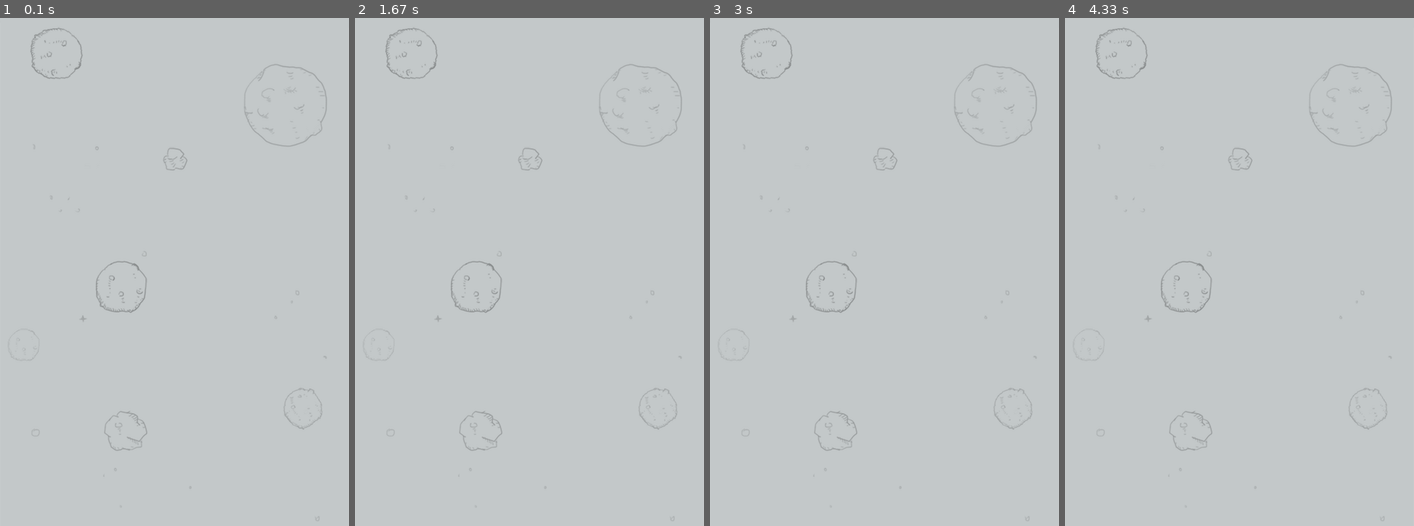
Above: before the commit, frames 1-4 (left to right).
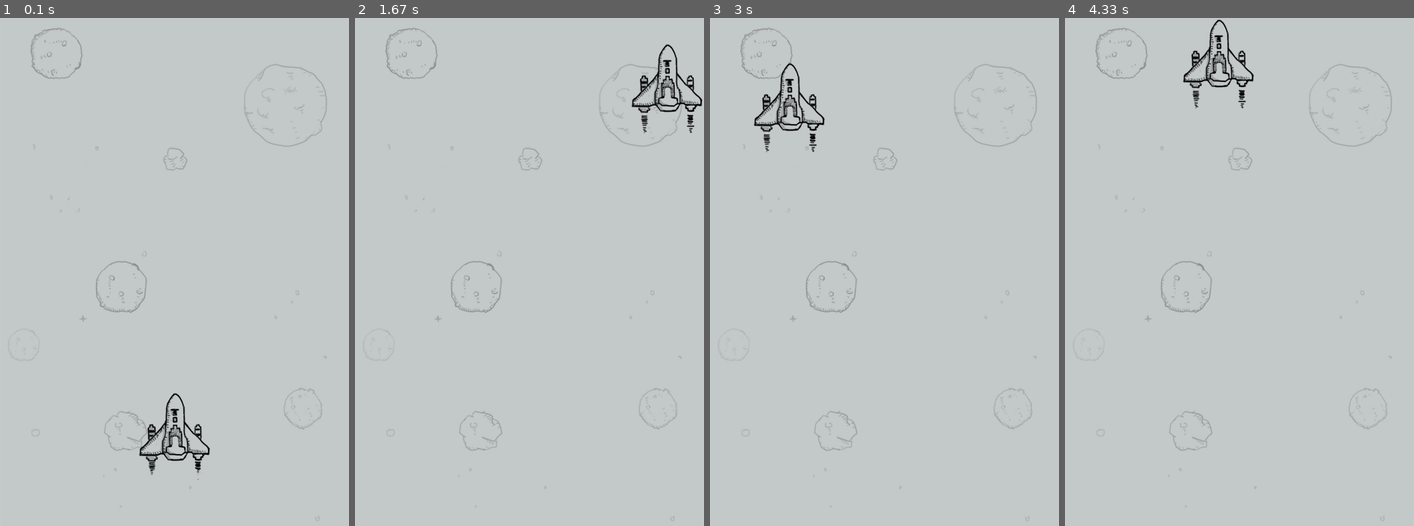
Above: after the commit, the same moments.

Repository: Joey-Hu/pythonbasic
Game: pygame game, started from 100day/train_project/pygame/main.py
Two runs of this game, one before a commit and one after it. Both use one fixed random seed, a clock stepped at 60 frames per second and the inputs below.
Inputs:
- Up to frame 1 (0.1 s): no input
- Up to frame 2 (1.67 s): hold W 0.33-0.8 s; hold Right 0.33-0.8 s; hold W from 1.33 s (still down)
- Up to frame 3 (3 s): release W at 1.8 s; hold A 2.33-2.87 s; hold Down from 2.9 s (still down)
- Up to frame 4 (4.33 s): release Down at 3.2 s; hold A 3.23-3.63 s; hold Up 3.67-4.03 s; hold D from 4.07 s (still down)

The runs differ from the first frame. In frame 1, 0.9% of the frame differs, in the area x 39-61%, y 73-91%; in frame 2, 0.9%; in frame 3, 0.9%, in the area x 12-33%, y 8-27%; in frame 4, 0.9%.

Commit message:
enemies.module

Diff:
--- /dev/null
+++ b/100day/train_project/pygame/enemies.py
@@ -0,0 +1,88 @@
+# @author: huhao
+# @file: enemies.py
+# @time: 2019/7/31 8:16
+# @Document：https://www.python.org/doc/
+# @desc:
+'''
+敌机分为大中小三种类型（定义3个class），
+越大速度越慢
+'''
+
+import pygame
+import random
+from random import *
+
+class SmallEnemy(pygame.sprite.Sprite):
+    def __init__(self,bg_size):
+        pygame.sprite.Sprite.__init__(self)
+
+        self.image = pygame.image.load("./images/enemy1.png").convert_alpha()
+        self.rect = self.image.get_rect()
+        self.width, self.height = bg_size[0], bg_size[1]
+        self.speed = 2
+        # 随机在-5个高度到0的位置生成敌机
+        self.rect.left, self.rect.top = \
+            randint(0, self.width - self.rect.width), \
+            randint(-5 * self.height, 0)
+
+    def move(self):
+        if self.rect.bottom < self.height:
+            self.rect.top += self.speed
+        else:
+            self.reset()
+
+    def reset(self):
+        self.rect.left, self.rect.top = \
+            randint(0, self.width - self.rect.width), \
+            randint(-5 * self.height, 0)
+
+
+class MidEnemy(pygame.sprite.Sprite):
+    def __init__(self, bg_size):
+        pygame.sprite.Sprite.__init__(self)
+
+        self.image = pygame.image.load("./images/enemy2.png").convert_alpha()
+        self.rect = self.image.get_rect()
+        self.width, self.height = bg_size[0], bg_size[1]
+        self.speed = 1
+        self.rect.left, self.rect.top = \
+            randint(0, self.width - self.rect.width), \
+            randint(-10 * self.height, -self.height)
+
+    def move(self):
+        if self.rect.bottom < self.height:
+            self.rect.top += self.speed
+        else:
+            self.reset()
+
+    def reset(self):
+        self.rect.left, self.rect.top = \
+            randint(0, self.width - self.rect.width), \
+            randint(-10 * self.height, -self.height)
+
+
+class BigEnemy(pygame.sprite.Sprite):
+    def __init__(self, bg_size):
+        pygame.sprite.Sprite.__init__(self)
+
+        # 大型敌机存在飞行特效
+        self.image1 = pygame.image.load("./images/enemy3_n1.png").convert_alpha()
+        self.image2 = pygame.image.load("./images/enemy3_n2.png").convert_alpha()
+
+        self.rect = self.image1.get_rect()
+        self.width, self.height = bg_size[0], bg_size[1]
+        self.speed = 1
+        self.rect.left, self.rect.top = \
+            randint(0, self.width - self.rect.width), \
+            randint(-10 * self.height, -self.height)
+
+    def move(self):
+        if self.rect.bottom < self.height:
+            self.rect.top += self.speed
+        else:
+            self.reset()
+
+    def reset(self):
+        self.rect.left, self.rect.top = \
+            randint(0, self.width - self.rect.width), \
+            randint(-13 * self.height, -5 * self.height)
--- a/100day/train_project/pygame/main.py
+++ b/100day/train_project/pygame/main.py
@@ -2,6 +2,8 @@
 import sys
 import traceback
 from pygame.locals import *
+import myplane
+import enemies
 
 pygame.init()
 # pygame module for loading and playing sounds
@@ -13,6 +15,8 @@
 # Set the current window caption
 pygame.display.set_caption("飞机大战")
 
+# convert:
+# 修改图像（Surface 对象）的像素格式
 background = pygame.image.load("images/background.png").convert()
 
 # 载入游戏音乐
@@ -41,14 +45,55 @@
 me_down_sound = pygame.mixer.Sound("sound/me_down.wav")
 me_down_sound.set_volume(0.2)
 
+def add_small_enemies(group1, group2, num):
+    for i in range(num):
+        e1 = enemies.SmallEnemy(bg_size)
+        group1.add(e1)
+        group2.add(e1)
+
+def add_mid_enemies(group1, group2, num):
+    for i in range(num):
+        e1 = enemies.MidEnemy(bg_size)
+        group1.add(e1)
+        group2.add(e1)
+
+def add_big_enemies(group1, group2, num):
+    for i in range(num):
+        e1 = enemies.BigEnemy(bg_size)
+        group1.add(e1)
+        group2.add(e1)
+
 
 def main():
     #  If the loops is -1 then the music will repeat indefinitely.
     pygame.mixer.music.play(-1)
 
+    # 生成我方飞机
+    me = myplane.Myplane(bg_size)
+
+    # 生成敌机
+    enemies = pygame.sprite.Group()
+    # 生成敌方小飞机
+    mid_enemies = pygame.sprite.Group()
+    add_mid_enemies(mid_enemies, enemies, 15)
+
+    # 生成敌方中飞机
+    small_enemies = pygame.sprite.Group()
+    add_small_enemies(small_enemies, enemies, 5)
+
+    # 生成敌方大飞机
+    big_enemies = pygame.sprite.Group()
+    add_big_enemies(big_enemies, enemies, 1)
+
+
     # an object to track time
     clock = pygame.time.Clock()
 
+    # 用于切换图片
+    switch_image = True
+
+    # 用于延迟
+    delay = 100
     running = True
 
     while running:
@@ -58,7 +103,54 @@
                 pygame.quit()
                 sys.exit()
 
+        # 检测用户的键盘操作
+        key_press = pygame.key.get_pressed()
+        if key_press[K_w] or key_press[K_UP]:
+            me.moveUp()
+        if key_press[K_s] or key_press[K_DOWN]:
+            me.moveDown()
+        if key_press[K_a] or key_press[K_LEFT]:
+            me.moveLeft()
+        if key_press[K_d] or key_press[K_RIGHT]:
+            me.moveRight()
+
         screen.blit(background, (0,0))
+
+        # 绘制大型敌机(是大型敌机在最里面，小飞机在最外面)
+        for each in big_enemies:
+            each.move()
+            if switch_image:
+                screen.blit(each.image1, each.rect)
+            else:
+                screen.blit(each.image2, each.rect)
+        # 即将出现在画面中，播放音效
+        if each.rect.bottom > -50:
+            enemy3_fly_sound.play()
+
+        # 绘制中型敌机
+        for each in mid_enemies:
+            each.move()
+            screen.blit(each.image, each.rect)
+
+        # 绘制小型敌机
+        for each in small_enemies:
+            each.move()
+            screen.blit(each.image, each.rect)
+
+
+        # 绘制我方飞机
+
+        if switch_image:
+            screen.blit(me.image1, me.rect)
+        else:
+            screen.blit(me.image2, me.rect)
+
+        # 在循环内不断切换,5帧切换一次
+        if not(delay % 5):
+            switch_image = not switch_image
+        delay -= 1
+        if not delay:
+            delay = 100
 
         pygame.display.flip()
 
--- a/100day/train_project/pygame/myplane.py
+++ b/100day/train_project/pygame/myplane.py
@@ -15,3 +15,45 @@
 # reset
 class Myplane(pygame.sprite.Sprite):
     def __init__(self, bg_size):
+        pygame.sprite.Sprite.__init__(self)
+
+        # convert_alpha：
+        # 修改图像（Surface 对象）的像素格式，包含 alpha 通道
+        # 加载两张己方飞机图片
+        self.image1 = pygame.image.load("./images/me1.png").convert_alpha()
+        self.image2 = pygame.image.load("./images/me2.png").convert_alpha()
+
+        self.rect = self.image1.get_rect()
+        # 规定游戏区域边界就是背景图片的宽高
+        self.width, self.height = bg_size[0], bg_size[1]
+        # 使飞机一出场就在中间区域
+        self.rect.left, self.rect.top = \
+            (self.width - self.rect.width) // 2, \
+            self.height - self.rect.height -60
+        # 规定飞机的速度，按键按一下移动10格
+        self.speed = 10
+
+    def moveUp(self):
+        # 判断是否越界
+        if self.rect.top > 0:
+            self.rect.top -= self.speed
+        else:
+            self.rect.top = 0
+
+    def moveDown(self):
+        if self.rect.bottom < self.height - 60:
+           self.rect.bottom += self.speed
+        else:
+            self.rect.bottom = self.height - 60
+
+    def moveLeft(self):
+        if self.rect.left > 0:
+            self.rect.left -=self.speed
+        else:
+            self.rect.left = 0
+
+    def moveRight(self):
+        if self.rect.right < self.width:
+            self.rect.right += self.speed
+        else:
+            self.rect.right = self.width
